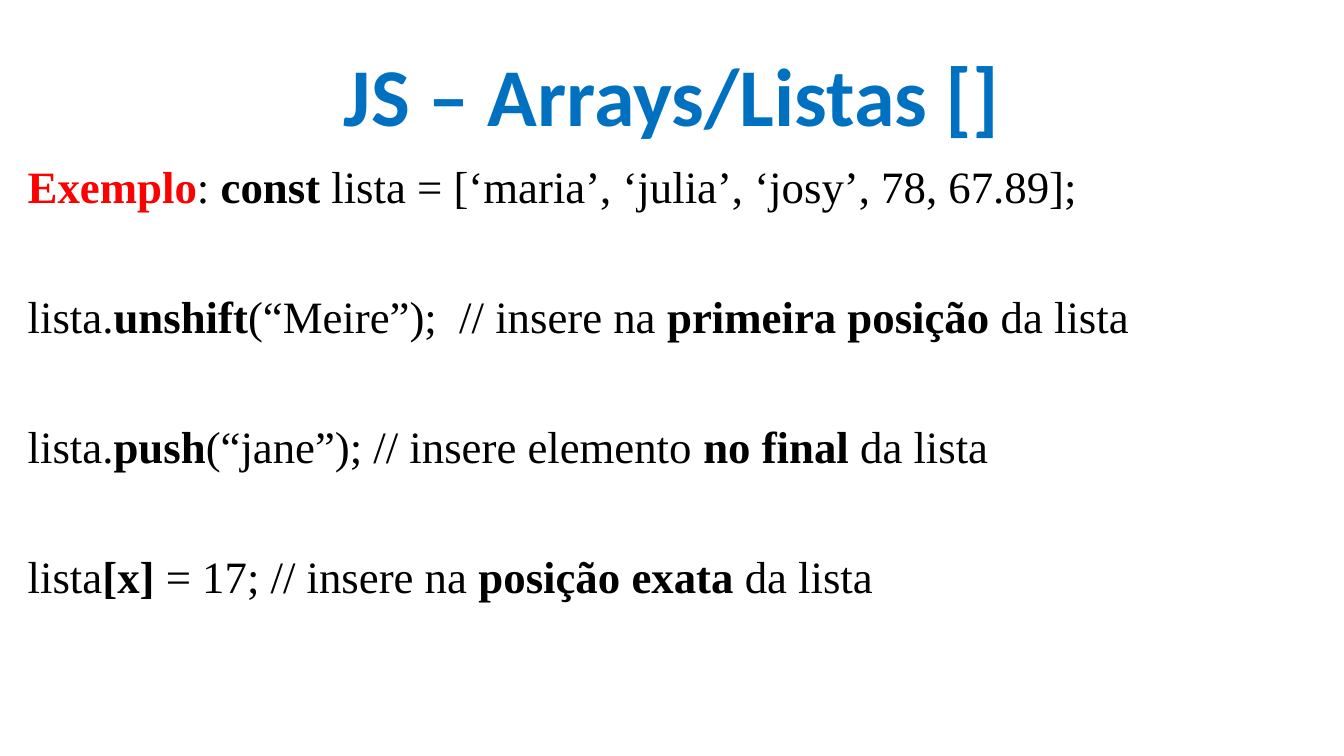
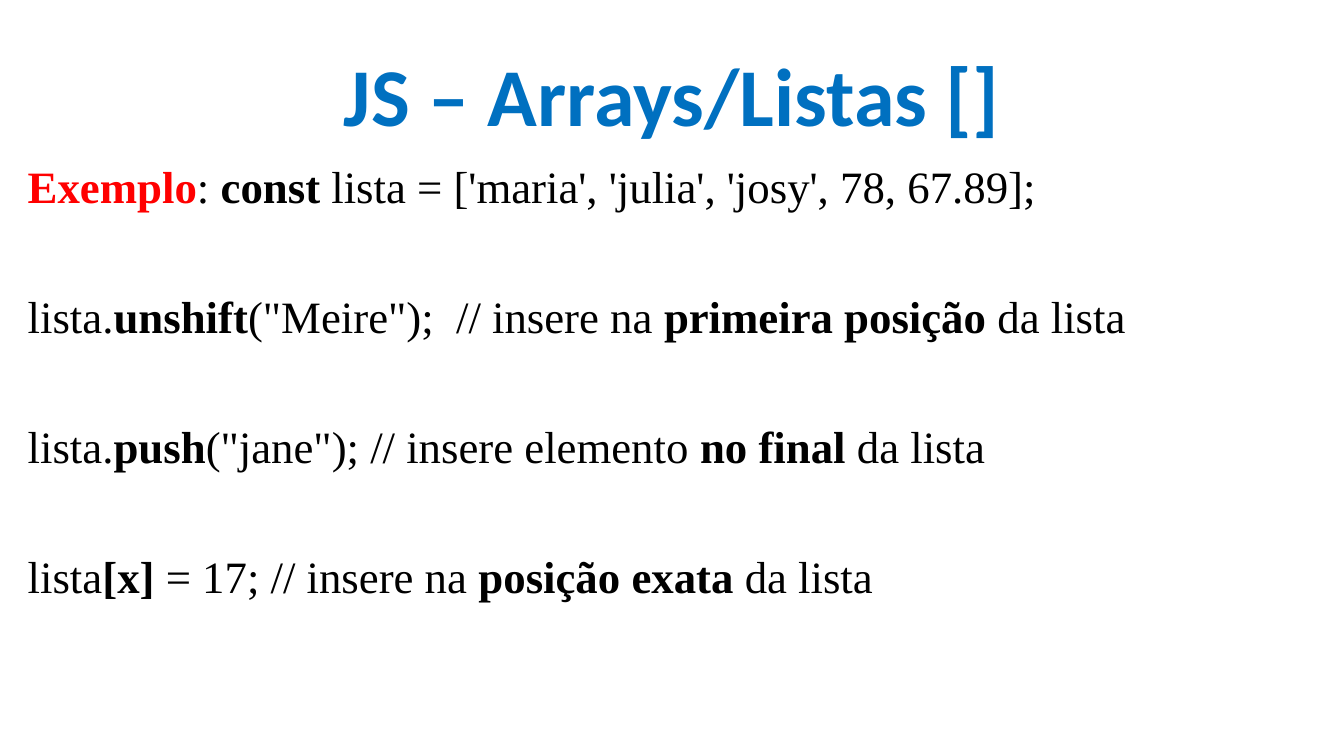
Before and after one commit to CloudEducationBrazil/WydenDesenvolvimentoWebPHP, a slide deck: slide 9 of 01 Classes/Aula 09 Desenvolvimento Web PHP - JS.pptx. Drawn at 1344x756 pixels with LibreOffice and Linux fonts; fonts in the diff are those of the drawing; background and template pictures are left out. Boxes give left, top, right and bottom in pixels: in the first picture for what was removed or moved away, otherwise in the second. Text is boxed around its words. In the diff, an @@ line names an element or a change of style, - is before the commit and + after.

```diff
--- a/01 Classes/Aula 09 Desenvolvimento Web PHP - JS.pptx
+++ b/01 Classes/Aula 09 Desenvolvimento Web PHP - JS.pptx
@@ text at (28, 172, 1126, 473): text changed @@
-Exemplo: const lista = [‘maria’, ‘julia’, ‘josy’, 78, 67.89];
-lista.unshift(“Meire”); // insere na primeira posição da lista
-lista.push(“jane”); // insere elemento no final da lista
+Exemplo: const lista = ['maria', 'julia', 'josy', 78, 67.89];
+lista.unshift("Meire"); // insere na primeira posição da lista
+lista.push("jane"); // insere elemento no final da lista
```
Also in this commit, not shown: 16 other slides changed, 4 other files.
